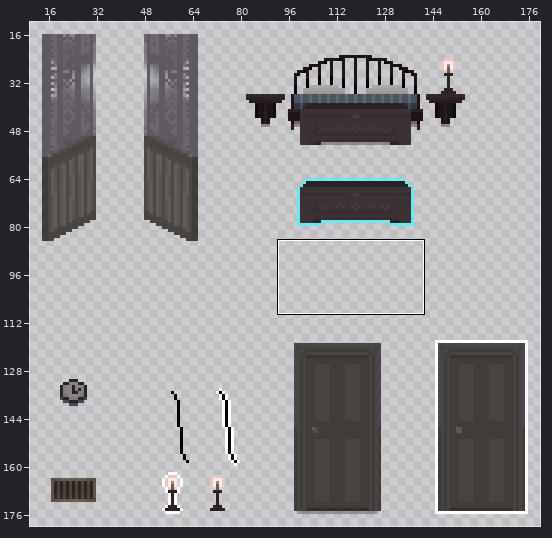
Edited in one commit: sprite sheet (Unity/IAmHuman-Beta/Assets/Sprites/Environment/Cabin/Furniture/bedroom_stuff.png). The first picture is a wide view before the edit; the outline marks the close-up.
Close-up. First the earlier version:
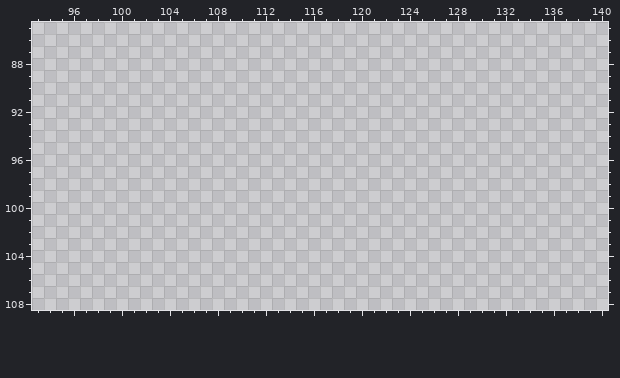
The file is 192x192 pixels. Pixels under 10% opacity are left out. Colours within 5 levels of each other are drawn and written as one. Shown: x 93..140, y 85..108. The wide view leaves out empty margins.
Palette (. is transparent): 
And afterwards:
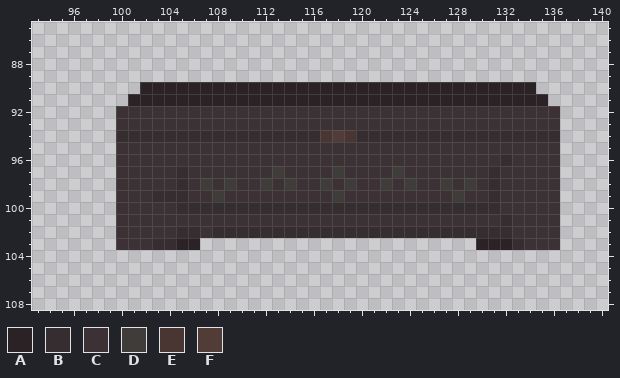
Colours new in this view: A #2a2225  B #362d30  C #3c3135  D #3f3c3a  E #493632  F #513c37
Changes in this commit:
Changed rows in their new state; - is an unchanged pixel.
first column x 100:
 90 --AAAAAAAAAAAAAAAAAAAAAAAAAAAAAAAAA--
 91 -AAAAAAAAAAAAAAAAAAAAAAAAAAAAAAAAAAA-
 92 CCCCCCCCCCCCCCCCCCCCCCCCCCCCCCCCCCCCC
 93 CCCCCCCCCCCCCCCCCCCCCCCCCCCCCCCCCCCCC
 94 BBBBBBBBBBBBBBBBBEFEBBBBBBBBBBBBBBBBB
 95 CCCCCCCCCCCCCCCCCCCCCCCCCCCCCCCCCCCCC
 96 CCCCCCCCCCCCCCCCCCCCCCCCCCCCCCCCBCCCC
 97 CCCCCBCCCCCCCDCCCCDCCCCDCCCCCCCBCCCCC
 98 CCCCCBCDCDCCDCDCCDCDCCDCDCCDCDCBCCCCC
 99 CCCBBBCCDCCCCCCCCCDCCCCCCCCCDCCBCCCCC
100 CCCCCBBBBBBBBBBBBBBBBBBBBBBBBBBBCCCCC
101 CCCCCCCCCCCCCCCCCCCCCCCCCCCCCCCCBCCCC
102 CCCCCBBCBBBBBBBBBBBBBBBBBBBBBBBBBCCCC
103 CCCBBAA-----------------------AAABCCC
